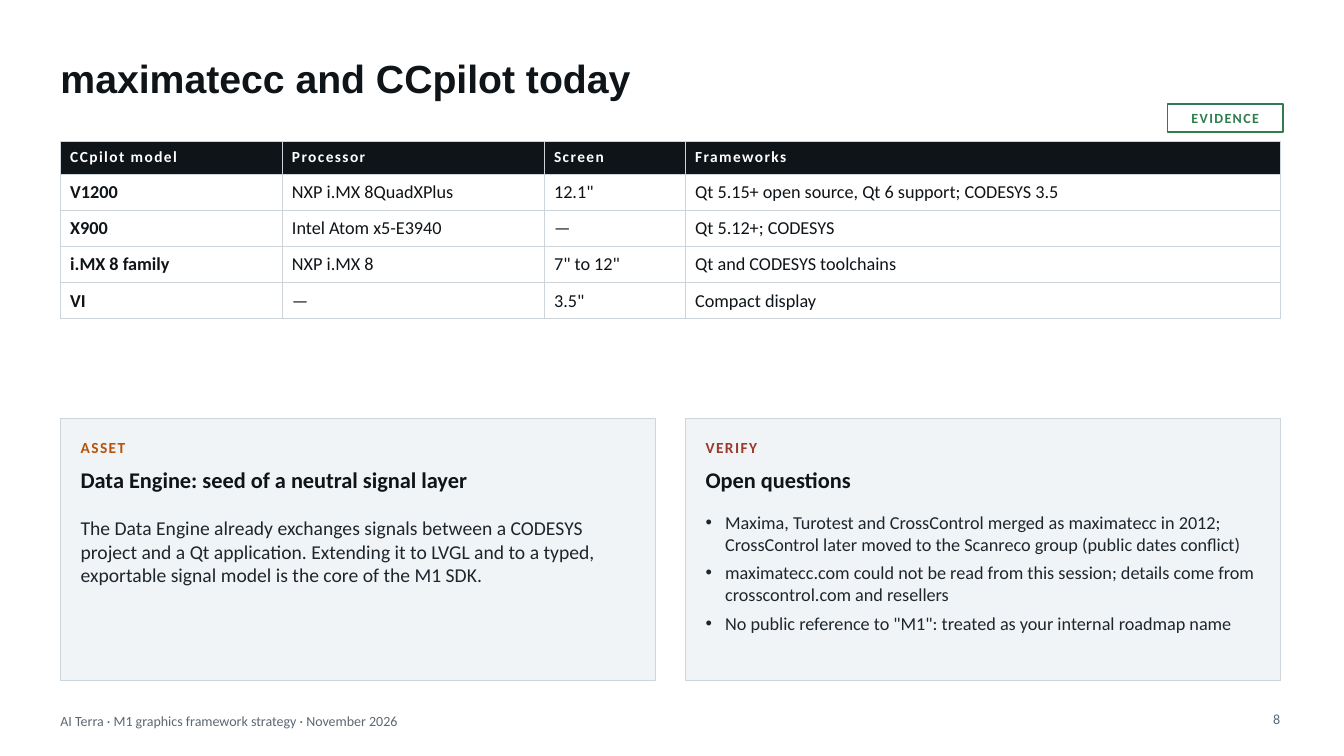
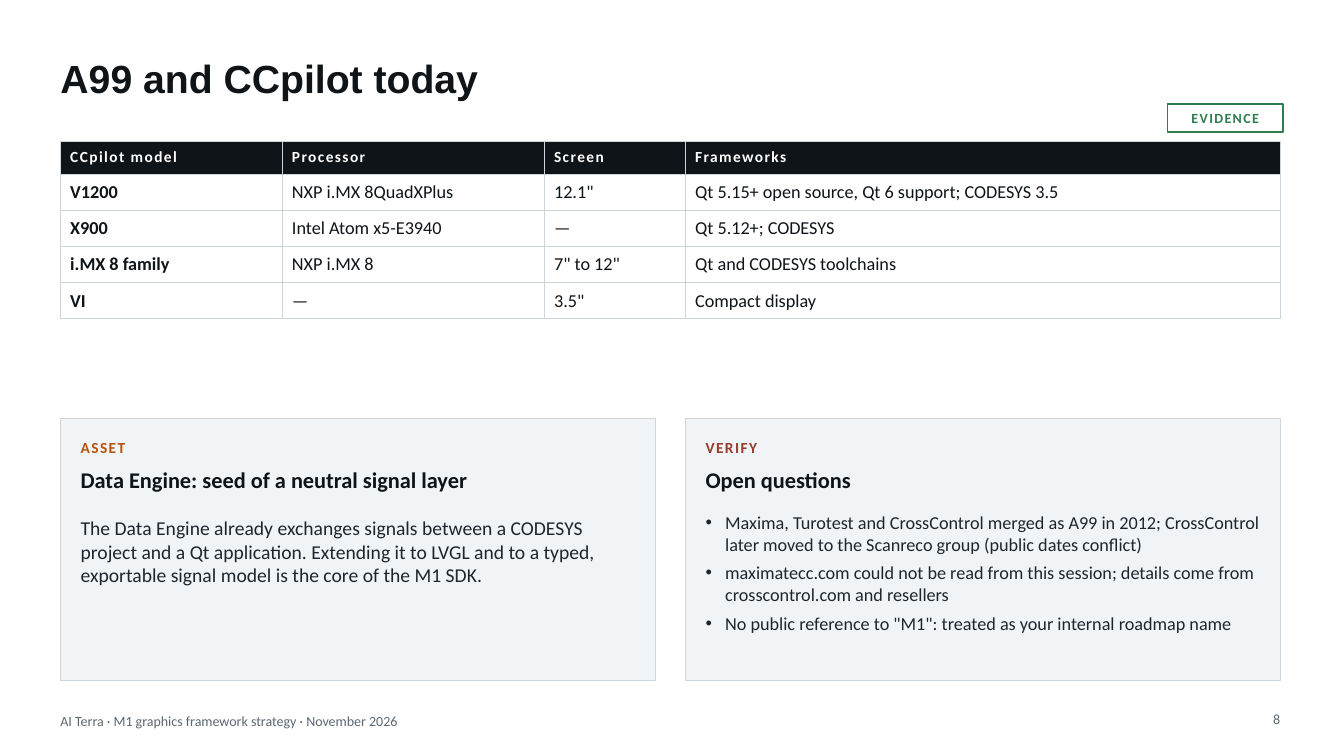
Before and after one commit to Raul-dot-valdez/max, a slide deck: slide 8 of docs/strategy/M1-graphics-strategy.pptx. Drawn at 1344x756 pixels with LibreOffice and Linux fonts; fonts in the diff are those of the drawing. Boxes give left, top, right and bottom in pixels: in the first picture for what was removed or moved away, otherwise in the second. Text is boxed around its words. In the diff, an @@ line names an element or a change of style, - is before the commit and + after.

```diff
--- a/docs/strategy/M1-graphics-strategy.pptx
+++ b/docs/strategy/M1-graphics-strategy.pptx
@@ title at (x1=60, y1=64, x2=478, y2=101): text changed @@
-maximatecc and CCpilot today
+A99 and CCpilot today
@@ text at (x1=725, y1=516, x2=1259, y2=554): text changed @@
-• Maxima, Turotest and CrossControl merged as maximatecc in 2012; CrossControl later moved to the Scanreco group (public dates conflict)
+• Maxima, Turotest and CrossControl merged as A99 in 2012; CrossControl later moved to the Scanreco group (public dates conflict)
```
Also in this commit, not shown: 11 other slides changed, 19 other files.
